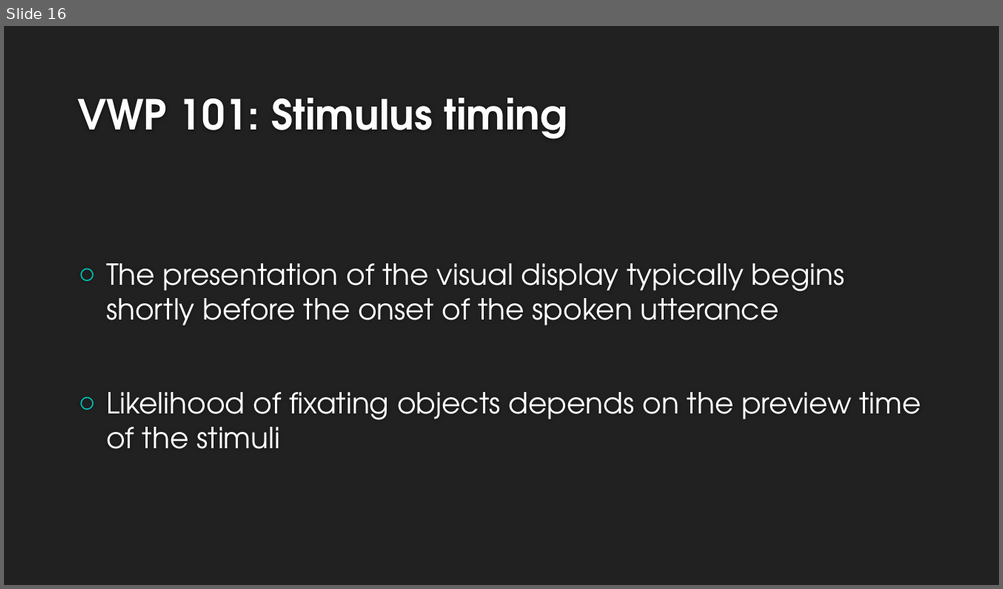
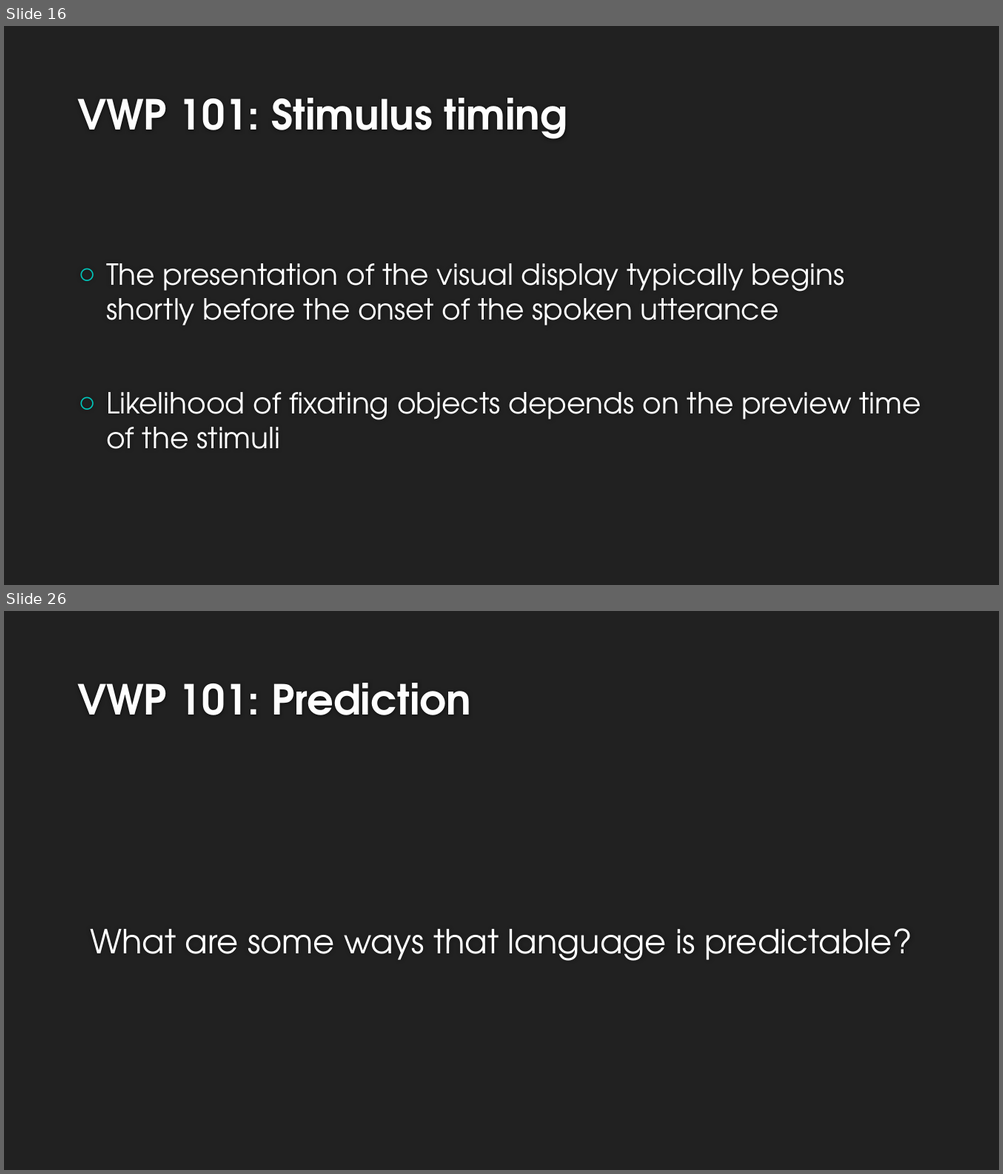
Before and after one commit to allisoct/ETLR23-24, a slide deck: slides/Day3.pptx. Shown one above the other, each under a label of ours: slide 16 before the commit, slides 16 and 26 after it; the slides between them are not shown. The pictures are 1003x589 and 1003x1174 pixels, drawn with LibreOffice and Linux fonts; fonts in the diff are those of the drawing; background and template pictures are left out. Boxes give left, top, right and bottom in pixels: in the first picture for what was removed or moved away, otherwise in the second. Text is boxed around its words. In the diff, an @@ line names an element or a change of style, - is before the commit and + after.

```diff
--- a/slides/Day3.pptx
+++ b/slides/Day3.pptx
@@ slide 26 added at [4, 611, 999, 1170], background #212121 @@
@@ title added at [77, 683, 471, 715], 40 pt, text #FEFEFE, bold @@
+VWP 101: Prediction
@@ text added at [90, 928, 911, 961], 32 pt, text #FFFFFF @@
+What are some ways that language is predictable?
```
Also in this commit, not shown: 2 slides changed, 15 other slides added, 1 slide removed.
